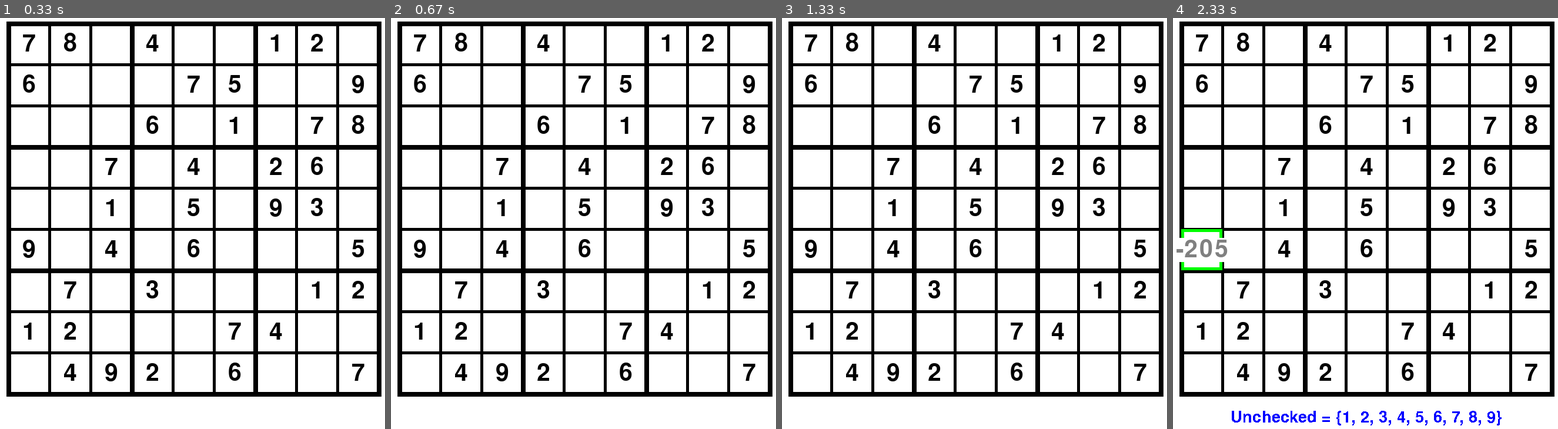
Above: before the commit, frames 1-4 (left to right).
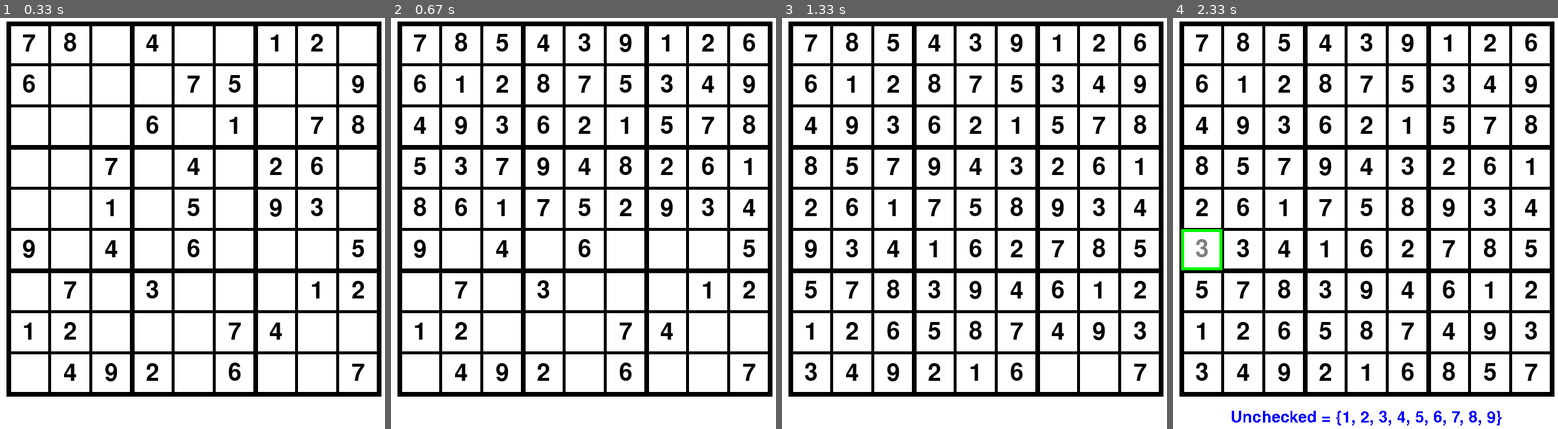
Above: after the commit, the same moments.

Repository: Rocky-Zhenxiang-Fang/Sudoku-Solver
Game: pygame game, started from GUI.py
The game is run twice, just before and just after one commit, with the same random seed, the same clock (stepped at 60 frames per second) and the same inputs.
Inputs (mouse positions are in pixels of both pictures, inside the frame that each line leads up to):
- Up to frame 1 (0.33 s): no input
- Up to frame 2 (0.67 s): tap Space at 0.33 s
- Up to frame 3 (1.33 s): no input
- Up to frame 4 (2.33 s): press the mouse at (1346, 186) at 1.8 s; move the mouse to (1280, 219) at 1.9 s; release the mouse at (1211, 248) at 2.03 s; tap 3 at 2.1 s

Frame 1 is identical in both runs. In frame 2, 2.0% of the frame differs, in the area x 5-95%, y 3-49%; in frame 3, 3.4%; in frame 4, 3.9%, in the area x 0-95%, y 3-89%.

Commit message:
Able to display solution

Diff:
--- a/GUI.py
+++ b/GUI.py
@@ -1,6 +1,6 @@
 import pygame
 from Sudoku_GUI import SudokuGUI
-import sys
+from copy import deepcopy
 
 BOX_LENGTH: int = 70
 LINE_THIN = 5
@@ -22,16 +22,13 @@
         for c in range(9):
             if sudo.boxes[r][c].val == 0 and sudo.boxes[r][c].temp == 0:
                 continue
-            elif sudo.boxes[r][c].temp == sudo.boxes[r][c].val:
+            elif sudo.boxes[r][c].temp == sudo.boxes[r][c].val or sudo.boxes[r][c].temp == 0:
                 num = font.render(str(sudo.boxes[r][c].val), True, BLACK, WHITE)
-                num_rect = num.get_rect()
-                num_rect.center = (50 + BOX_LENGTH * (c + 0.5), BOX_LENGTH * (r + 0.5) + 70)
-                sc.blit(num, num_rect)
             else:
                 num = font.render(str(sudo.boxes[r][c].temp), True, GRAY, WHITE)
-                num_rect = num.get_rect()
-                num_rect.center = (50 + BOX_LENGTH * (c + 0.5), BOX_LENGTH * (r + 0.5) + 70)
-                sc.blit(num, num_rect)
+            num_rect = num.get_rect()
+            num_rect.center = (50 + BOX_LENGTH * (c + 0.5), BOX_LENGTH * (r + 0.5) + 70)
+            sc.blit(num, num_rect)
 
 
 def draw_status(sc, sudo: SudokuGUI, c, r):
@@ -43,12 +40,8 @@
 
 
 def record_number(sc, sudoku, c, r, event):
-    num = event.key - 256
-    # font = pygame.font.Font(None, 60)
-    # num = font.render(str(num), True, GRAY)
-    # num_rect = num.get_rect()
-    # num_rect.center = (50 + BOX_LENGTH * (c + 0.5), BOX_LENGTH * (r + 0.5) + 70)
-    sudoku.boxes[r][c].temp = event.key - 256
+    num = int(event.unicode)
+    sudoku.boxes[r][c].temp = num
     draw_sudoku(sc, sudoku)
 
 
@@ -59,8 +52,32 @@
             box.unchecked.remove(box.temp)
             if box.temp == box.ans:
                 box.val = box.temp
+                sudo.origin[r][c] = box.temp
     draw_status(sc, sudo, c, r)
     draw_sudoku(sc, sudo)
+
+
+def solve_board(sc, sudo: SudokuGUI, c, r):
+    row, col = sudo.findNextEmpty(r, c)
+    if (row, col) == (-1, -1):  # Base Case, all block filled, return True
+        return True
+    for i in range(1, 10):
+        if sudo.valid(row, col, i):
+            sudo.origin[row][col] = i
+            sudo.boxes[row][col].val = i
+            draw_sudoku(sc, sudo)
+            pygame.display.update()
+            sudo.rowSets[row].add(i)
+            sudo.colSets[col].add(i)
+            sudo.squareSets[row // 3][col // 3].add(i)
+            if solve_board(sc, sudo, col, row):
+                return True
+            sudo.rowSets[row].remove(i)
+            sudo.colSets[col].remove(i)
+            sudo.squareSets[row // 3][col // 3].remove(i)
+    sudo.origin[row][col] = 0
+    sudo.boxes[row][col].val = 0
+    return False  # Unable to solve the Sudoku
 
 
 def main(board):
@@ -132,6 +149,12 @@
                 if event.key == pygame.K_RETURN or event.key == pygame.K_KP_ENTER:
                     update_number(screen, sudoku, c, r)
                     pygame.display.update()
+                if event.key == pygame.K_SPACE:
+                    sudoku.answer = deepcopy(sudoku.origin)
+                    sudoku.printBoard(True)
+                    print(solve_board(screen, sudoku, 0, 0))
+                    print("")
+                    sudoku.printBoard(True)
 
     pygame.quit()
 
--- a/Sudoku_GUI.py
+++ b/Sudoku_GUI.py
@@ -28,11 +28,15 @@
             for c in range(9):
                 sub.append(self.Box(r, c, self.origin[r][c], self.answer[r][c]))
             self.boxes.append(sub)
+        self.rowSets = [set() for _ in range(9)]
+        self.colSets = [set() for _ in range(9)]
+        self.squareSets = [[set() for _ in range(3)] for _ in range(3)]
+        self.init()
 
     def init(self) -> bool:
-        for row in range(len(self.answer)):
-            for col in range(len(self.answer[0])):
-                num = self.answer[row][col]
+        for row in range(len(self.origin)):
+            for col in range(len(self.origin[0])):
+                num = self.origin[row][col]
                 if num != 0:
                     if num in self.rowSets[row] or num in self.colSets[col] \
                             or num in self.squareSets[row // 3][col // 3]:
@@ -43,16 +47,17 @@
                         self.squareSets[row // 3][col // 3].add(num)
         return True
 
-    def printBoard(self) -> None:
+    def printBoard(self, ooo=False) -> None:
         """
         prints self.answer in a pretty way
         """
+        b = self.origin if ooo else self.answer
         for row in range(9):
             for col in range(9):
                 if col != 8:
-                    print(self.answer[row][col], end=" ")
+                    print(b[row][col], end=" ")
                 else:
-                    print(self.answer[row][col])
+                    print(b[row][col])
                 if col == 2 or col == 5:
                     print("|", end=" ")
             if row == 2 or row == 5:
